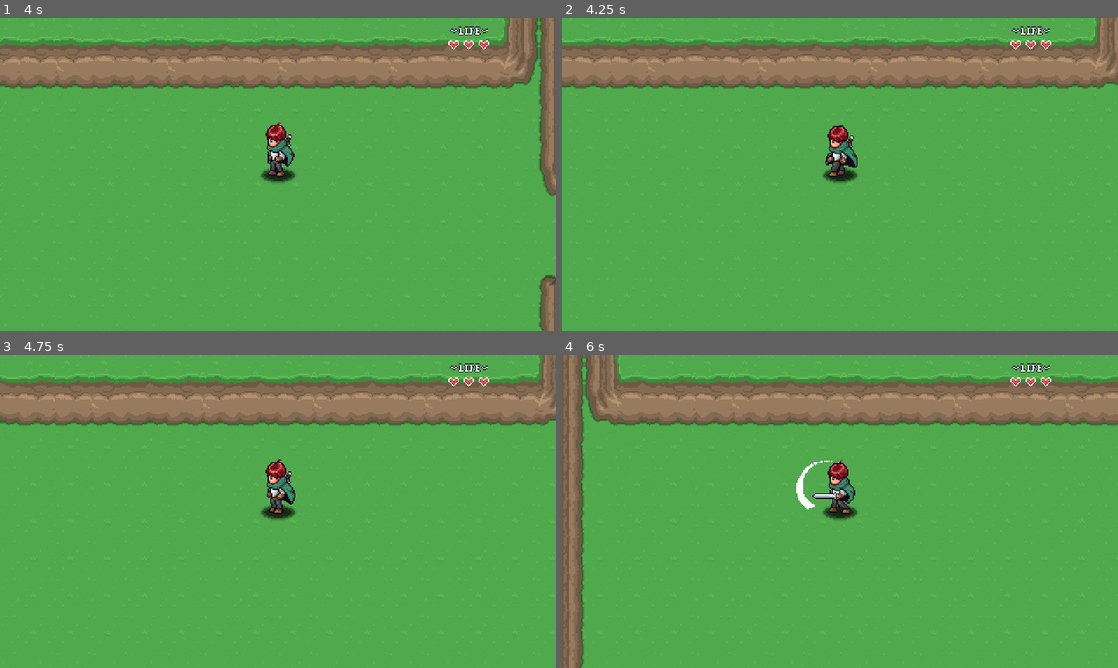
Above: before the commit, frames 1-4 (two rows, left to right).
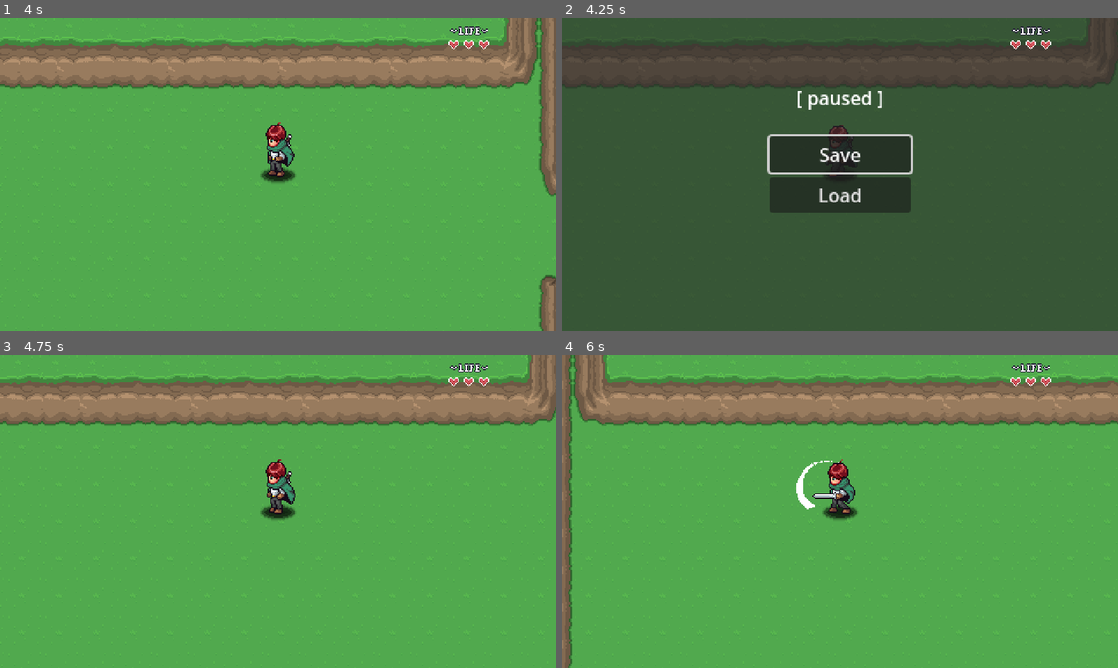
Above: after the commit, the same moments.

Repository: teomurgi/aarpg
Game: Godot game, scene res://Levels/Area01/01.tscn
Two runs of this game, one before a commit and one after it. Both use one fixed random seed, a clock stepped at 60 frames per second and the inputs below.
Inputs (mouse positions are in pixels of both pictures, inside the frame that each line leads up to):
- Up to frame 1 (4 s): hold D (right) 0.53-1.28 s; hold M (attack) 0.53-1.28 s; hold S (down) 1.28-2.03 s; tap M (attack) at 1.35, 2.85 s; hold D (right) 2.03-2.78 s; hold M (attack) 2.03-2.78 s; hold W (up) 2.78-3.53 s; hold A (left) from 3.53 s (still down); hold M (attack) from 3.53 s (still down)
- Up to frame 2 (4.25 s): keep holding A (left); keep holding M (attack); tap Escape (pause, bound only after the commit) at 4.15 s
- Up to frame 3 (4.75 s): release A (left) at 4.25 s; release M (attack) at 4.25 s; click (278, 492) at 4.25 s, where only the run after the commit has a clickable "Save"
- Up to frame 4 (6 s): tap Enter at 5 s; hold A (left) 5.03-5.78 s; tap M (attack) at 5.1 s; hold S (down) from 5.78 s (still down); hold M (attack) from 5.78 s (still down)

Frame 1 is identical in both runs. In frame 2, 99% of the frame differs, in the area x 0-100%, y 0-100%; in frame 3, 3.0%; in frame 4, 5.6%.

Commit message:
created basic save manager

Diff:
--- a/00_Globals/global_player_manager.gd
+++ b/00_Globals/global_player_manager.gd
@@ -14,8 +14,17 @@
 	player = PLAYER.instantiate()
 	add_child(player)
 
+func set_health(hp: int, max_hp: int) -> void:
+	player.max_hp = max_hp
+	player.hp = hp
+	player.update_hp(0)
+
 func set_player_position(_new_pos: Vector2) -> void:
 	player.global_position = _new_pos
+
+func reset_to_cardinal_direction(carinal_direction: Vector2) -> void:
+	player.direction = Vector2.ZERO
+	player.set_cardinal_direction(carinal_direction)
 
 func set_as_parent(_node: Node) -> void:
 	if player.get_parent():
--- /dev/null
+++ b/00_Globals/global_save_manager.gd
@@ -0,0 +1,63 @@
+extends Node
+
+const SAVE_PATH = "user://"
+
+signal game_loaded
+signal game_saved
+
+var current_save: Dictionary = {
+	scene_path = "",
+	player = {
+		hp = 1,
+		max_hp = 1,
+		pos_x = 0,
+		pos_y = 0,
+		card_dir_x = 0,
+		card_dir_y = 0,
+	},
+	items = [],
+	persistence = [],
+	quests = [],
+}
+
+func save_game() -> void:
+	update_player_data()
+	update_scene_path()
+	var file := FileAccess.open(SAVE_PATH + "save.sav", FileAccess.WRITE)
+	var save_json = JSON.stringify(current_save)
+	file.store_line(save_json)
+	game_saved.emit()
+
+func load_game() -> void:
+	var file := FileAccess.open(SAVE_PATH + "save.sav", FileAccess.READ)
+	if file == null:
+		return
+	var json := JSON.new()
+	json.parse(file.get_line())
+	var save_dict: Dictionary = json.get_data() as Dictionary
+	current_save = save_dict
+
+	LevelManager.load_new_level(current_save.scene_path, "", Vector2.ZERO)
+	await LevelManager.level_load_started
+	PlayerManager.set_player_position(Vector2(current_save.player.pos_x, current_save.player.pos_y))
+	PlayerManager.set_health(current_save.player.hp, current_save.player.max_hp)
+	PlayerManager.reset_to_cardinal_direction(Vector2(current_save.player.card_dir_x, current_save.player.card_dir_y))
+	await LevelManager.level_loaded
+	game_loaded.emit()
+
+func update_player_data() -> void:
+	var p: Player = PlayerManager.player
+	current_save.player.hp = p.hp
+	current_save.player.max_hp = p.max_hp
+	current_save.player.pos_x = p.global_position.x
+	current_save.player.pos_y = p.global_position.y
+	current_save.player.card_dir_x = p.cardinal_direction.x
+	current_save.player.card_dir_y = p.cardinal_direction.y
+
+func update_scene_path() -> void:
+	var p: String = ""
+	for c in get_tree().root.get_children():
+		if c is Level:
+			p = c.scene_file_path
+			break
+	current_save.scene_path = p
--- /dev/null
+++ b/GUI/PauseMenu/pause_menu.gd
@@ -0,0 +1,44 @@
+extends CanvasLayer
+
+@onready var button_save: Button = $VBoxContainer/ButtonSave
+@onready var button_load: Button = $VBoxContainer/ButtonLoad
+
+var is_paused: bool = false
+
+func _ready() -> void:
+	hide_pause_menu()
+	button_save.pressed.connect(_on_save_pressed)
+	button_load.pressed.connect(_on_load_pressed)
+
+func _unhandled_input(event: InputEvent) -> void:
+	if event.is_action_pressed("pause"):
+		if is_paused == false:
+			show_pause_menu()
+		else:
+			hide_pause_menu()
+		get_viewport().set_input_as_handled()
+
+
+func show_pause_menu() -> void:
+	visible = true
+	is_paused = true
+	get_tree().paused = true
+	button_save.grab_focus()
+
+func hide_pause_menu() -> void:
+	visible = false
+	is_paused = false
+	get_tree().paused = false
+
+func _on_save_pressed() -> void:
+	if is_paused == false:
+		return
+	SaveManager.save_game()
+	hide_pause_menu()
+
+func _on_load_pressed() -> void:
+	if is_paused == false:
+		return
+	SaveManager.load_game()
+	await LevelManager.level_load_started
+	hide_pause_menu()
--- /dev/null
+++ b/GUI/PauseMenu/pause_menu.tscn
@@ -0,0 +1,48 @@
+[gd_scene load_steps=2 format=3 uid="uid://cr8of6os5dqcg"]
+
+[ext_resource type="Script" path="res://GUI/PauseMenu/pause_menu.gd" id="1_t1147"]
+
+[node name="PauseMenu" type="CanvasLayer"]
+process_mode = 3
+script = ExtResource("1_t1147")
+
+[node name="ColorRect" type="ColorRect" parent="."]
+anchors_preset = 15
+anchor_right = 1.0
+anchor_bottom = 1.0
+grow_horizontal = 2
+grow_vertical = 2
+color = Color(0.164706, 0.164706, 0.164706, 0.654902)
+
+[node name="VBoxContainer" type="VBoxContainer" parent="."]
+anchors_preset = 8
+anchor_left = 0.5
+anchor_top = 0.5
+anchor_right = 0.5
+anchor_bottom = 0.5
+offset_left = -61.0
+offset_top = -33.0
+offset_right = 61.0
+offset_bottom = 33.0
+grow_horizontal = 2
+grow_vertical = 2
+
+[node name="ButtonSave" type="Button" parent="VBoxContainer"]
+layout_mode = 2
+text = "Save"
+
+[node name="ButtonLoad" type="Button" parent="VBoxContainer"]
+layout_mode = 2
+text = "Load"
+
+[node name="Label" type="Label" parent="."]
+anchors_preset = 5
+anchor_left = 0.5
+anchor_right = 0.5
+offset_left = -36.0
+offset_top = 57.0
+offset_right = 36.0
+offset_bottom = 80.0
+grow_horizontal = 2
+text = "[ paused ]"
+horizontal_alignment = 1
--- a/GUI/PlayerHUD/player_hud.tscn
+++ b/GUI/PlayerHUD/player_hud.tscn
@@ -15,6 +15,7 @@
 anchor_bottom = 1.0
 grow_horizontal = 2
 grow_vertical = 2
+mouse_filter = 2
 
 [node name="Sprite2D" type="Sprite2D" parent="Control"]
 position = Vector2(405, 11)
--- a/GUI/Scene Transition/scene_transition.tscn
+++ b/GUI/Scene Transition/scene_transition.tscn
@@ -2,8 +2,8 @@
 
 [ext_resource type="Script" path="res://GUI/Scene Transition/scene_transition.gd" id="1_7c7oc"]
 
-[sub_resource type="Animation" id="Animation_b0xwo"]
-resource_name = "default"
+[sub_resource type="Animation" id="Animation_74crw"]
+length = 0.001
 tracks/0/type = "value"
 tracks/0/imported = false
 tracks/0/enabled = true
@@ -17,8 +17,8 @@
 "values": [Color(0, 0, 0, 0)]
 }
 
-[sub_resource type="Animation" id="Animation_74crw"]
-length = 0.001
+[sub_resource type="Animation" id="Animation_b0xwo"]
+resource_name = "default"
 tracks/0/type = "value"
 tracks/0/imported = false
 tracks/0/enabled = true
--- a/Levels/Area01/03.tscn
+++ b/Levels/Area01/03.tscn
@@ -1,10 +1,11 @@
-[gd_scene load_steps=6 format=3 uid="uid://cbr7vq82oinxw"]
+[gd_scene load_steps=7 format=3 uid="uid://cbr7vq82oinxw"]
 
 [ext_resource type="Script" path="res://Levels/Scripts/level.gd" id="1_rvtdx"]
 [ext_resource type="PackedScene" uid="uid://cb6ftpgkld0jy" path="res://Tile Maps/grass-01.tscn" id="2_x11h6"]
 [ext_resource type="PackedScene" uid="uid://vy18spun6aw5" path="res://Levels/player_spawn.tscn" id="3_pquv3"]
 [ext_resource type="PackedScene" uid="uid://cefyrevneukbp" path="res://Props/Plants/plant.tscn" id="4_kms7u"]
 [ext_resource type="PackedScene" uid="uid://c3s63nt7iqp2y" path="res://Levels/level_transition.tscn" id="5_1gitj"]
+[ext_resource type="PackedScene" uid="uid://bi1q410lwdkn3" path="res://Enemies/Slime/slime.tscn" id="6_sygij"]
 
 [node name="03" type="Node2D"]
 script = ExtResource("1_rvtdx")
@@ -42,3 +43,6 @@
 position = Vector2(-32, 128)
 level = "res://Levels/Area01/01.tscn"
 target_transition_area = "LevelTransition2"
+
+[node name="Slime" parent="." instance=ExtResource("6_sygij")]
+position = Vector2(295, 95)
--- a/Levels/Scripts/level_transition.gd
+++ b/Levels/Scripts/level_transition.gd
@@ -61,7 +61,6 @@
 	return offset
 
 func _update_area() -> void:
-	print("Updating Area")
 	var new_rect: Vector2 = Vector2(32, 32)
 	var new_position: Vector2 = Vector2.ZERO
 
--- a/Levels/level_transition.tscn
+++ b/Levels/level_transition.tscn
@@ -4,7 +4,7 @@
 
 [sub_resource type="RectangleShape2D" id="RectangleShape2D_phtow"]
 resource_local_to_scene = true
-size = Vector2(96, 32)
+size = Vector2(32, 64)
 
 [node name="LevelTransition" type="Area2D"]
 collision_layer = 0
@@ -12,5 +12,6 @@
 script = ExtResource("1_cqqvf")
 
 [node name="CollisionShape2D" type="CollisionShape2D" parent="."]
+position = Vector2(-16, 0)
 shape = SubResource("RectangleShape2D_phtow")
 debug_color = Color(0.662745, 0, 0.47451, 0.603922)
--- a/Player/Scripts/player.gd
+++ b/Player/Scripts/player.gd
@@ -53,10 +53,13 @@
 
 	if new_cardinal_direction == cardinal_direction:
 		return false;
-	cardinal_direction = new_cardinal_direction
+	set_cardinal_direction(new_cardinal_direction)
+	return true
+
+func set_cardinal_direction(_cardinal_direction: Vector2) -> void:
+	cardinal_direction = _cardinal_direction
 	sprite.scale.x = -1 if cardinal_direction == Vector2.LEFT else 1
 	direction_changed.emit(cardinal_direction)
-	return true
 
 func update_animation(state: String) -> void:
 	animation_player.play(state + "_" + animation_direction())
--- a/project.godot
+++ b/project.godot
@@ -21,6 +21,8 @@
 PlayerHud="*res://GUI/PlayerHUD/player_hud.tscn"
 PlayerManager="*res://00_Globals/global_player_manager.gd"
 SceneTransition="*res://GUI/Scene Transition/scene_transition.tscn"
+SaveManager="*res://00_Globals/global_save_manager.gd"
+PauseMenu="*res://GUI/PauseMenu/pause_menu.tscn"
 
 [display]
 
@@ -57,6 +59,11 @@
 "events": [Object(InputEventKey,"resource_local_to_scene":false,"resource_name":"","device":-1,"window_id":0,"alt_press …(192 unchanged characters)…
 ]
 }
+pause={
+"deadzone": 0.5,
+"events": [Object(InputEventKey,"resource_local_to_scene":false,"resource_name":"","device":-1,"window_id":0,"alt_pressed":false,"shift_pressed":false,"ctrl_pressed":false,"meta_pressed":false,"pressed":false,"keycode":0,"physical_keycode":4194305,"key_label":0,"unicode":0,"location":0,"echo":false,"script":null)
+]
+}
 
 [layer_names]
 
